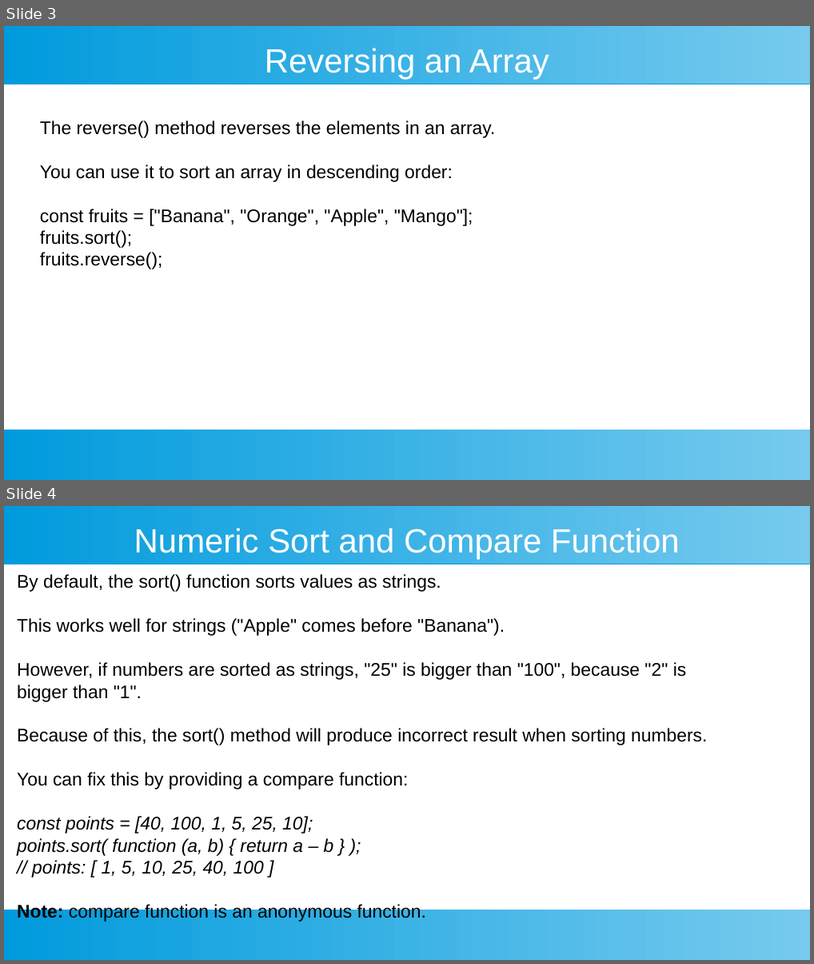
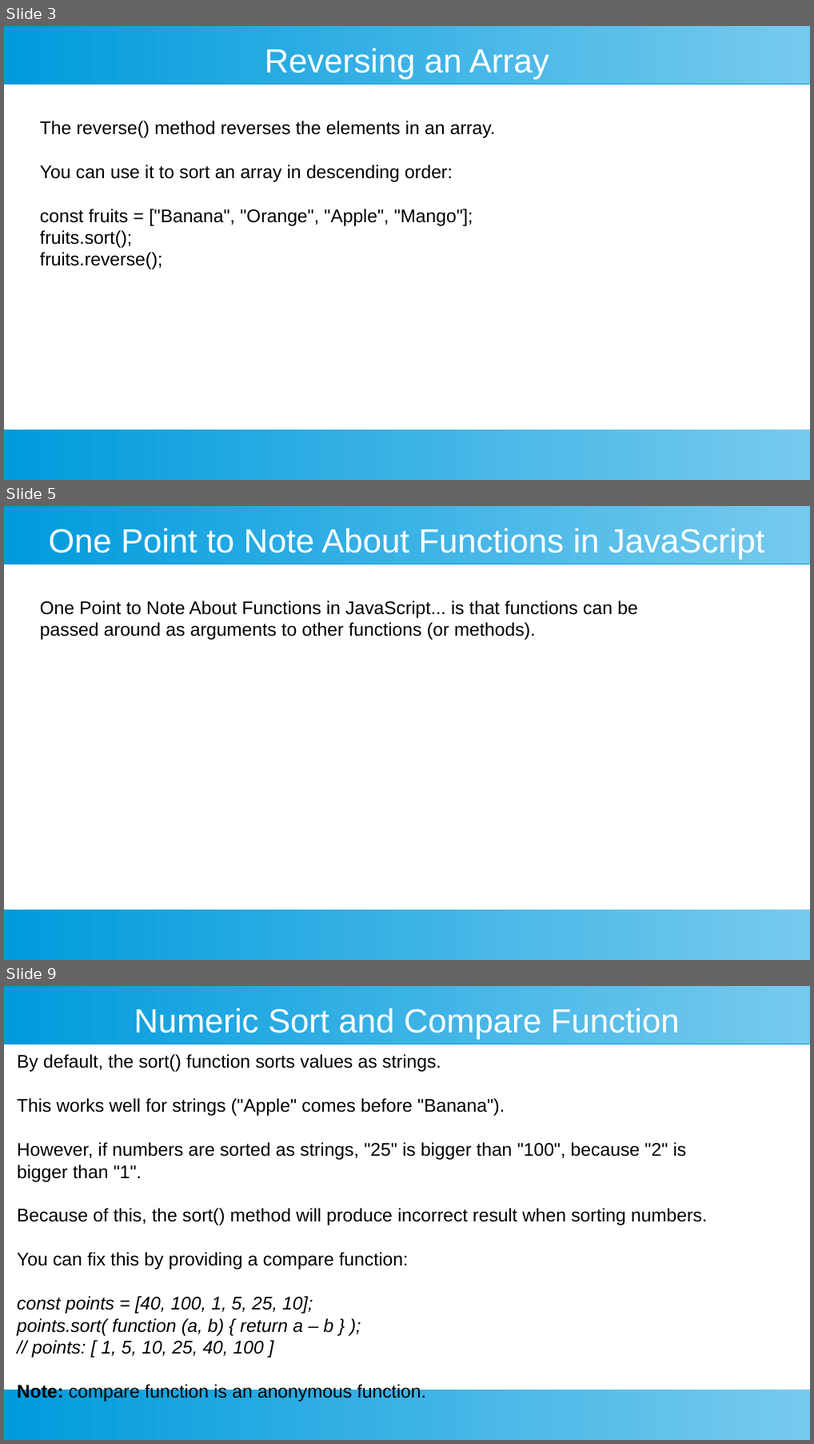
Before and after one commit to ashishjain1547/public_lessons_in_javascript, a slide deck: 7_Arrays in Detail/3 - sorting on an array.odp. Shown one above the other, each under a label of ours: slides 3 and 4 before the commit, slides 3, 5 and 9 after it; the slides between them are not shown. The pictures are 814x964 and 814x1444 pixels, drawn with LibreOffice and Linux fonts; fonts in the diff are those of the drawing. Boxes give left, top, right and bottom in pixels: in the first picture for what was removed or moved away, otherwise in the second. Text is boxed around its words. In the diff, an @@ line names an element or a change of style, - is before the commit and + after.

```diff
--- a/7_Arrays in Detail/3 - sorting on an array.odp
+++ b/7_Arrays in Detail/3 - sorting on an array.odp
@@ slide 5 added at [4,506,810,960], background #FFFFFF; not listed: 2 template elements that a slide beside it also shows @@
@@ title added at [49,528,766,560], 33 pt, text #FFFFFF @@
+One Point to Note About Functions in JavaScript
@@ text added at [40,600,638,640], 18 pt, text #000000 @@
+One Point to Note About Functions in JavaScript... is that functions can be passed around as arguments to other functions (or methods).
@@ what was slide 4 is now slide 9 @@
```
Also in this commit, not shown: 2 slides changed, 5 other slides added, 2 other files.
